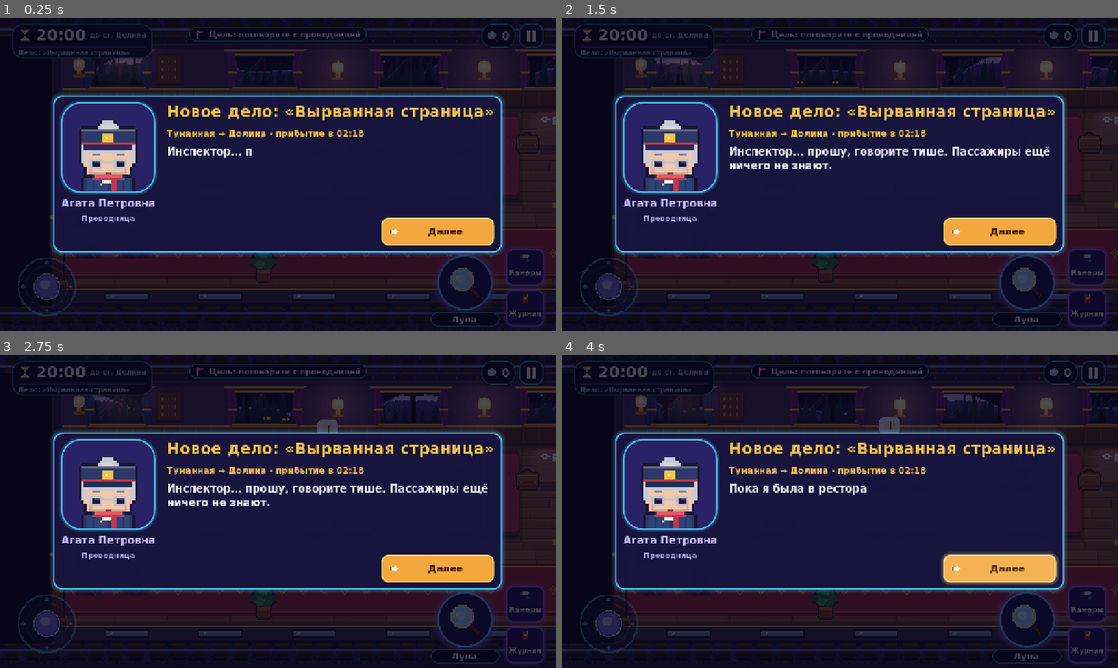
Above: before the commit, frames 1-4 (two rows, left to right).
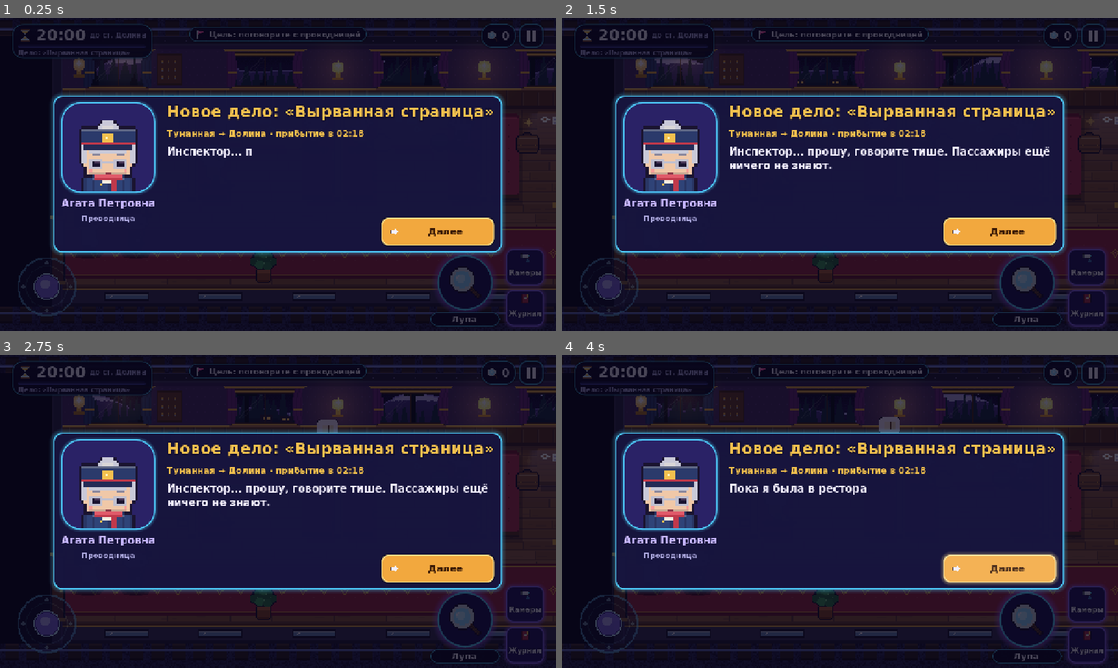
Above: after the commit, the same moments.

Repository: armenaivaziann-wq/last-train
Game: Godot game, scene res://game/game.tscn
Two runs of this game, one before a commit and one after it. Both use one fixed random seed, a clock stepped at 60 frames per second and the inputs below. This scene is started directly instead of the project's main scene.
Inputs (mouse positions are in pixels of both pictures, inside the frame that each line leads up to):
- Up to frame 1 (0.25 s): no input
- Up to frame 2 (1.5 s): click (1095, 36) at 0.52 s; click (1029, 280) at 1.25 s
- Up to frame 3 (2.75 s): click "Камеры" at 2 s
- Up to frame 4 (4 s): click "Журнал" at 2.75 s; click "Далее" at 3.5 s

The runs differ from the first frame. In frame 1, less than 0.1% of the frame differs, in the area x 94-96%, y 32-34%; in frame 2, less than 0.1%; in frame 3, less than 0.1%; in frame 4, less than 0.1%.

Commit message:
Inspection markers (new/partial/done) with save state, wrong-accusation explanation banner, gendered wrong-accusation text, banner wrapping
Co-Authored-By: Claude Opus 5.5 <noreply@anthropic.com>

Diff:
--- a/game/arrest_sequence.gd
+++ b/game/arrest_sequence.gd
@@ -126,8 +126,10 @@
 	await _wait(1.8)
 	npc.set_detained(false)
 	var left: int = game.investigation.max_mistakes() - game.investigation.mistakes
-	Events.notify("Ошибка! %s невиновен(-на). −%d репутации, −%d мин. Осталось права на ошибку: %d" % [
-		Db.char_name(suspect), InvestigationManager.WRONG_REPUTATION, int(InvestigationManager.WRONG_TIME_PENALTY), left], "guard")
+	var f: bool = str(Db.character(suspect).get("gender", "m")) == "f"
+	Events.notify("Ошибка! %s %s. −%d репутации, −%d мин. Осталось права на ошибку: %d" % [
+		Db.char_name(suspect), "невиновна" if f else "невиновен", InvestigationManager.WRONG_REPUTATION,
+		int(InvestigationManager.WRONG_TIME_PENALTY), left], "guard")
 	_end()
 
 
--- a/game/game.gd
+++ b/game/game.gd
@@ -67,6 +67,9 @@
 	villain_world = VillainWorld.new()
 	entities.add_child(villain_world)
 	villain_world.setup(self)
+	var markers := InspectMarkers.new()
+	glow_layer.add_child(markers)
+	markers.setup(self)
 	camera_system.villain_world = villain_world
 	camera.target = player
 	camera.left_limit = -40.0
@@ -237,10 +240,12 @@
 			player.play_action("inspect", 0.45)
 			await get_tree().create_timer(0.3).timeout
 			t.inspected = true
+			investigation.mark_opened(t.interact_id)
 			open_object(t.interact_id)
 		Interactable.Kind.LUGGAGE:
 			player.play_action("interact", 0.4)
 			await get_tree().create_timer(0.25).timeout
+			investigation.mark_opened(t.interact_id)
 			open_luggage(t.owner_id)
 		Interactable.Kind.MONITOR:
 			open_cameras()
@@ -620,6 +625,8 @@
 		investigation.finish("solved", result)
 	elif not investigation.ended:
 		await arrest.play_wrong(suspect, str(result.get("reaction", "")))
+		if not investigation.ended:
+			hud.show_banner("Почему это ошибка", str(result.get("why", "")), 6.0)
 
 
 func _on_finished(result: Dictionary) -> void:
--- /dev/null
+++ b/game/inspect_markers.gd
@@ -0,0 +1,68 @@
+class_name InspectMarkers
+extends Node2D
+## Подсказки в мире «что можно исследовать»: над объектами и багажом, которые ещё не открыты,
+## мерцает золотая искра; если объект открыт, но в нём остались ненайденные детали — бледная
+## искра поменьше; когда всё найдено — маркер исчезает. Ответ не раскрывается: искра есть и у
+## объектов без улик, пока их не осмотрели.
+
+const BOB: float = 1.5
+
+var game: Game
+var _marks: Dictionary = {}   # Interactable → Sprite2D
+var _t: float = 0.0
+var _scan: float = 0.0
+var _tex: Texture2D
+
+
+func setup(g: Game) -> void:
+	game = g
+	z_index = 30
+	var img := Image.create(7, 7, false, Image.FORMAT_RGBA8)
+	for p: Vector2i in [Vector2i(3, 0), Vector2i(3, 1), Vector2i(3, 5), Vector2i(3, 6), Vector2i(0, 3), Vector2i(1, 3), Vector2i(5, 3), Vector2i(6, 3)]:
+		img.set_pixelv(p, Color(1, 1, 1, 0.75))
+	for p: Vector2i in [Vector2i(2, 2), Vector2i(4, 2), Vector2i(2, 4), Vector2i(4, 4), Vector2i(3, 2), Vector2i(2, 3), Vector2i(4, 3), Vector2i(3, 4)]:
+		img.set_pixelv(p, Color(1, 1, 1, 0.95))
+	img.set_pixel(3, 3, Color.WHITE)
+	_tex = ImageTexture.create_from_image(img)
+
+
+func _process(delta: float) -> void:
+	_t += delta
+	_scan -= delta
+	if _scan <= 0.0:
+		_scan = 0.25
+		_refresh()
+	for it: Interactable in _marks:
+		var s: Sprite2D = _marks[it]
+		if s.visible and is_instance_valid(it):
+			s.position = it.global_position + Vector2(0, -16 + sin(_t * 3.0 + it.global_position.x * 0.05) * BOB)
+			s.modulate.a = (0.55 + 0.45 * sin(_t * 4.0 + it.global_position.x)) * float(s.get_meta("alpha", 1.0))
+
+
+func _refresh() -> void:
+	var inv: InvestigationManager = game.investigation
+	for node in get_tree().get_nodes_in_group(&"interactables"):
+		var it := node as Interactable
+		if it == null or not (it.kind == Interactable.Kind.OBJECT or it.kind == Interactable.Kind.LUGGAGE):
+			continue
+		var s: Sprite2D = _marks.get(it)
+		if s == null:
+			s = Sprite2D.new()
+			s.texture = _tex
+			add_child(s)
+			_marks[it] = s
+		var state: String = inv.inspect_state(it.interact_id)
+		var shown: bool = it.enabled and it.is_visible_in_tree() and state != "done" and not game.camera_system.playback
+		s.visible = shown
+		if state == "new":
+			s.self_modulate = Color("#ffd86b")
+			s.scale = Vector2.ONE
+			s.set_meta("alpha", 1.0)
+		else:
+			s.self_modulate = Color("#cfe0ff")
+			s.scale = Vector2(0.7, 0.7)
+			s.set_meta("alpha", 0.6)
+	for it: Interactable in _marks.keys():
+		if not is_instance_valid(it):
+			_marks[it].queue_free()
+			_marks.erase(it)
--- a/game/investigation_manager.gd
+++ b/game/investigation_manager.gd
@@ -40,6 +40,7 @@
 ## Верно ли названы мотив и способ в последнем обвинении (если дело их спрашивает).
 var verdict_ok: bool = true
 var hint_system: HintSystem
+var opened: Array = []           # открытые игроком объекты и багаж
 var _hint_levels: Dictionary = {}   # цель подсказки → уже выданный уровень
 
 var clock: float = 0.0
@@ -377,6 +378,7 @@
 	EconomyManager.add("reputation", -WRONG_REPUTATION)
 	clock = minf(clock + WRONG_TIME_PENALTY, arrival_time)
 	result["reaction"] = str(data.get("wrong_reactions", {}).get(suspect, "Я невиновен!"))
+	result["why"] = explain_wrong(suspect, clue_ids)
 	result["case_failed"] = mistakes >= max_mistakes()
 	accused.emit(result)
 	if result["case_failed"]:
@@ -384,6 +386,30 @@
 	elif clock >= arrival_time:
 		finish("timeout")
 	return result
+
+
+## Почему обвинение ошибочно — без раскрытия виновника: какие основания не касаются
+## обвинённого и опровергнуто ли то, из-за чего его подозревали.
+func explain_wrong(suspect: String, clue_ids: Array) -> String:
+	var f: bool = str(Db.character(suspect).get("gender", "m")) == "f"
+	var him: String = "неё" if f else "него"
+	var parts: PackedStringArray = []
+	var weak: PackedStringArray = []
+	for id in clue_ids:
+		if not suspect in evidence.clue(str(id)).get("points_to", []):
+			weak.append("«%s»" % evidence.clue(str(id)).get("title", id))
+	if not weak.is_empty():
+		parts.append("Эти основания не указывают на %s: %s." % [him, ", ".join(weak)])
+	for x: Dictionary in data.get("deductions", []):
+		for r: String in x.get("refutes", []):
+			if suspect in data["clues"].get(r, {}).get("points_to", []) and evidence.has(r):
+				if evidence.has(x["result"]):
+					parts.append("Подозрение «%s» уже опровергнуто: «%s»." % [evidence.clue(r)["title"], evidence.clue(x["result"])["title"]])
+				else:
+					parts.append("Подозрение «%s» стоит проверить: сопоставьте его с записями камер и уликами." % evidence.clue(r)["title"])
+	if parts.is_empty():
+		parts.append("Ни одна найденная улика не связывает %s с преступлением напрямую. Ищите противоречия в показаниях." % ("её" if f else "его"))
+	return " ".join(parts)
 
 
 ## Дополнительная проверка: для каждой выбранной улики — касается ли она подозреваемого.
@@ -499,13 +525,48 @@
 
 
 # --- сохранение ---------------------------------------------------------------------------
+# --- что осмотрено ------------------------------------------------------------------------
+## Объект или багаж открыт игроком (id объекта или "luggage_<владелец>").
+func mark_opened(id: String) -> void:
+	if not id in opened:
+		opened.append(id)
+
+
+## Улики, которые можно получить из объекта мира или багажа.
+func clues_of(id: String) -> Array:
+	var out: Array = []
+	if id.begins_with("luggage_"):
+		for it: Dictionary in data.get("luggage", {}).get(id.substr(8), {}).get("items", []):
+			if it.has("requires_upgrade") and ProgressionManager.equipment_level(str(it["requires_upgrade"])) < 1:
+				continue
+			if it.has("on_open"):
+				out.append(str(it["on_open"]))
+			if it.has("hotspot"):
+				out.append(str(it["hotspot"]["clue"]))
+		return out
+	var o: Dictionary = data.get("objects", {}).get(id, {})
+	if o.has("on_open"):
+		out.append(str(o["on_open"]))
+	for h: Dictionary in o.get("hotspots", []):
+		out.append(str(h["clue"]))
+	return out
+
+
+## Состояние для маркера: "new" — не открыт, "partial" — открыт, но улики остались, "done".
+func inspect_state(id: String) -> String:
+	var rest: Array = clues_of(id).filter(func(c: String) -> bool: return not evidence.has(c))
+	if not id in opened:
+		return "done" if rest.is_empty() and not clues_of(id).is_empty() else "new"
+	return "done" if rest.is_empty() else "partial"
+
+
 func snapshot() -> Dictionary:
 	return {"case_id": case_id, "clock": clock, "evidence": evidence.serialize(), "suspects": suspects.serialize(),
 		"dialogue": dialogue.serialize(), "mistakes": mistakes, "verifications_left": verifications_left,
 		"escalated_at": escalated_at, "events_done": events_done, "camera_marks": camera_marks,
 		"murders": murders.serialize(), "level": level_id, "seed": case_seed, "warned": _warned,
 		"story": story.serialize(), "npc_state": npc_state, "hints_used": hints_used, "presented": presented,
-		"hint_levels": _hint_levels}
+		"hint_levels": _hint_levels, "opened": opened}
 
 
 func restore(s: Dictionary) -> void:
@@ -521,6 +582,7 @@
 	npc_state = s.get("npc_state", npc_state).duplicate()
 	hints_used = int(s.get("hints_used", 0))
 	_hint_levels = s.get("hint_levels", {}).duplicate()
+	opened = s.get("opened", []).duplicate()
 	presented = s.get("presented", []).duplicate()
 	events_done = []
 	for e in s.get("events_done", []):
--- a/ui/hud.gd
+++ b/ui/hud.gd
@@ -368,6 +368,10 @@
 	v.add_child(t)
 	var s := Ui.label(subtitle, "", 21)
 	s.horizontal_alignment = HORIZONTAL_ALIGNMENT_CENTER
+	if subtitle.length() > 60:
+		# длинное пояснение — переносом в пределах экрана (и на телефоне)
+		s.autowrap_mode = TextServer.AUTOWRAP_WORD_SMART
+		s.custom_minimum_size.x = minf(760.0, get_viewport_rect().size.x - 80.0)
 	v.add_child(s)
 	_banner.add_child(v)
 	_banner.visible = true
Not shown, added: game/inspect_markers.gd.uid
